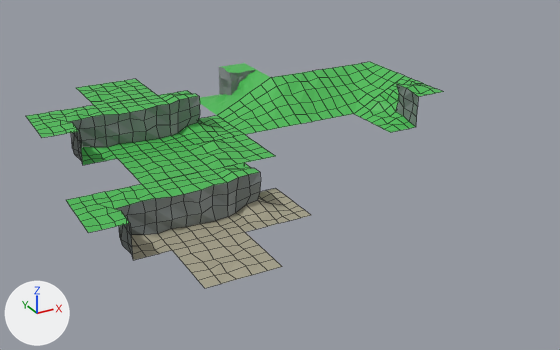
A saved change to the Blender file CubicTerrainBlender/CubicTerrain.blend.
The view is the same before and after, from a 50 mm lens placed at (-13.6, -38.0, 16.8), pointed at (6.7, -1.2, -1.6). The axes (+X, +Y, +Z) are drawn at lower left. The lights are the same throughout. Mesh edges are drawn as thin lines on the coarser meshes.

Objects in the first picture: 'BasicCliff', 'BasicCliffCornerInner', 'BasicCliffCornerOuter', 'BasicCliffToSlopeTransition', 'BasicFloor', 'BasicSlope', 'BasicSlopeCornerInner', 'BasicSlopeCornerOuter', 'SeaCliff', 'SeaCliffCornerInner', 'SeaCliffCornerOuter', 'SeaFloor'.
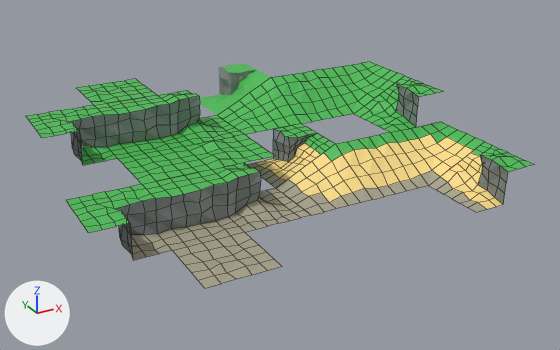
Patch to the scene script:
```diff
--- a/CubicTerrainBlender/CubicTerrain.blend.py
+++ b/CubicTerrainBlender/CubicTerrain.blend.py
@@ me_seaclifftoslopetransition @@
+me_seaclifftoslopetransition.from_pydata(...)  # 79 vertices, 63 faces; spans x -2.0..2.0, y -2.0..2.0, z -2.0..0.25
+me_seaclifftoslopetransition.materials.append(mat_material_001)  # picture img_twilioquest_76_32x_png_001
@@ me_seaslopetoclifftransition @@
+me_seaslopetoclifftransition.from_pydata(...)  # 79 vertices, 63 faces; spans x -2.0..2.0, y -2.0..2.0, z -2.0..0.1
+me_seaslopetoclifftransition.materials.append(mat_material_001)  # picture img_twilioquest_76_32x_png_001
@@ me_seaslopecornerinner @@
+me_seaslopecornerinner.from_pydata(...)  # 36 vertices, 25 faces; spans x -2.0..2.0, y -2.0..2.0, z -2.0..0.0
+me_seaslopecornerinner.materials.append(mat_material_001)  # picture img_twilioquest_76_32x_png_001
@@ me_seaslopecornerouter @@
+me_seaslopecornerouter.from_pydata(...)  # 36 vertices, 25 faces; spans x -2.0..2.0, y -2.0..2.0, z -2.0..0.0
+me_seaslopecornerouter.materials.append(mat_material_001)  # picture img_twilioquest_76_32x_png_001
@@ me_seaslope @@
+me_seaslope.from_pydata(...)  # 36 vertices, 25 faces; spans x -2.0..2.0, y -2.0..2.0, z -2.0..0.0
+me_seaslope.materials.append(mat_material_001)  # picture img_twilioquest_76_32x_png_001
@@ ob_seaclifftoslopetransition @@
+ob_seaclifftoslopetransition = bpy.data.objects.new('SeaCliffToSlopeTransition', me_seaclifftoslopetransition)
+ob_seaclifftoslopetransition.location = (16.0, -8.0, 0.0)
+ob_seaclifftoslopetransition.scale = (1.0, -1.0, 1.0)
@@ ob_seaslopetoclifftransition @@
+ob_seaslopetoclifftransition = bpy.data.objects.new('SeaSlopeToCliffTransition', me_seaslopetoclifftransition)
+ob_seaslopetoclifftransition.location = (8.0, 0.0, 0.0)
@@ ob_seaslopecornerinner @@
+ob_seaslopecornerinner = bpy.data.objects.new('SeaSlopeCornerInner', me_seaslopecornerinner)
+ob_seaslopecornerinner.location = (16.0, -4.0, 0.0)
@@ ob_seaslopecornerouter @@
+ob_seaslopecornerouter = bpy.data.objects.new('SeaSlopeCornerOuter', me_seaslopecornerouter)
+ob_seaslopecornerouter.location = (8.0, -4.0, 0.0)
@@ ob_seaslope @@
+ob_seaslope = bpy.data.objects.new('SeaSlope', me_seaslope)
+ob_seaslope.location = (12.0, -4.0, 0.0)
```

Location of each change, (x1, y1, x2, y2) in pixels of the pictures (560 x 350 px):
'SeaCliffToSlopeTransition', added
    after: (429, 142, 534, 212)
'SeaSlopeCornerOuter', added
    after: (276, 144, 372, 215)
'SeaSlope', added (yellow)
    after: (336, 133, 429, 200)
'SeaSlopeCornerInner', added
    after: (390, 122, 484, 185)
'SeaSlopeToCliffTransition', added
    after: (247, 124, 335, 188)
